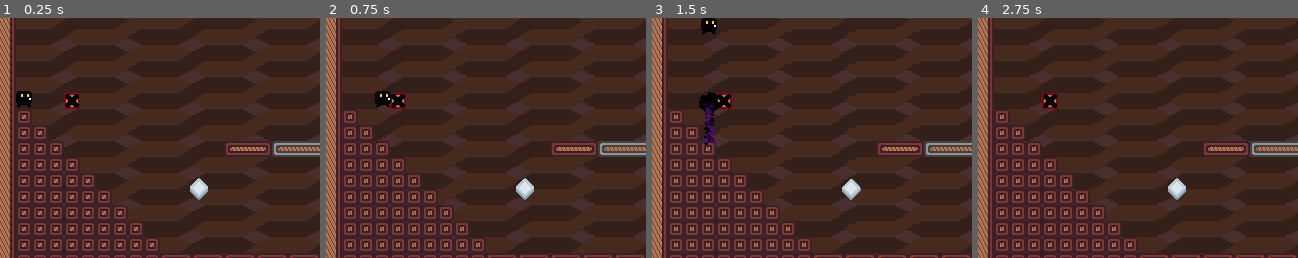
Above: before the commit, frames 1-4 (left to right).
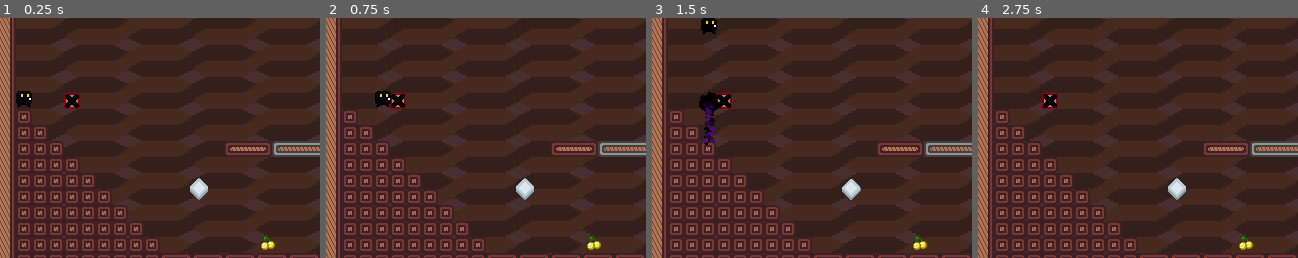
Above: after the commit, the same moments.

Repository: Team-Bunglon/phantom-striker
Game: Godot game, scene res://levels/level0.tscn
Two runs of this game, one before a commit and one after it. Both use one fixed random seed, a clock stepped at 60 frames per second and the inputs below. This scene is started directly instead of the project's main scene.
Inputs:
- Up to frame 1 (0.25 s): no input
- Up to frame 2 (0.75 s): tap Enter at 0.5 s; hold D (move_right) from 0.53 s (still down); hold S (crouch) from 0.53 s (still down)
- Up to frame 3 (1.5 s): tap W (jump) at 0.77 s; tap Space (ui_accept) at 1.25 s; release D (move_right) at 1.28 s; release S (crouch) at 1.28 s; hold K (strike_down) from 1.28 s (still down); tap S (crouch) at 1.35 s
- Up to frame 4 (2.75 s): tap W (jump) at 1.52 s; release K (strike_down) at 2.03 s; hold D (move_right) from 2.03 s (still down); hold S (crouch) from 2.03 s (still down)
The pictures show only the part of the screen within x 0-50%, y 41-91%; the shares and areas given below are measured in that part.

The runs differ from the first frame. In frame 1, 0.2% of the frame differs, in the area x 81-86%, y 90-97%; in frame 2, 0.2%; in frame 3, 0.2%; in frame 4, 0.2%.
Error in both runs: Invalid operands 'float' and 'Vector2' in operator '+'. (res://objects/player.gd:150)

Commit message:
Create collectible object

Diff:
--- a/levels/level0.tscn
+++ b/levels/level0.tscn
@@ -11,6 +11,7 @@
 [ext_resource type="Script" path="res://levels/level_camera.gd" id="8_qwcse"]
 [ext_resource type="Texture2D" uid="uid://bj18c5gdkp3oh" path="res://assets/aseprite/background_1.png" id="9_38ph4"]
 [ext_resource type="PackedScene" uid="uid://dmipuah4vpsd2" path="res://objects/disintegratingplatform.tscn" id="9_gvq81"]
+[ext_resource type="PackedScene" uid="uid://blix7dlirci3u" path="res://objects/collectible.tscn" id="12_03yfn"]
 
 [sub_resource type="TileSetAtlasSource" id="TileSetAtlasSource_te7is"]
 texture = ExtResource("5_h51gk")
@@ -589,5 +590,8 @@
 texture = ExtResource("9_38ph4")
 metadata/_edit_lock_ = true
 
+[node name="Collectible" parent="." instance=ExtResource("12_03yfn")]
+position = Vector2(268, 422)
+
 [connection signal="body_entered" from="KillZone" to="." method="_on_kill_zone_body_entered"]
 [connection signal="body_entered" from="WinZone" to="." method="_on_win_zone_body_entered"]
--- /dev/null
+++ b/objects/collectible.gd
@@ -0,0 +1,18 @@
+extends Node2D
+
+func _ready():
+	pass
+	#var signals = $CollectibleArea.get_signal_list();
+	#for cur_signal in signals:
+		#var conns = $CollectibleArea.get_signal_connection_list(cur_signal.name);
+		#print(conns)
+		#for cur_conn in conns:
+			#print(cur_conn.signal);
+			#print(cur_conn.callable);
+
+func _on_collectible_area_body_entered(body):
+	if body.name == "Player":
+		print("got collectible")
+		$Sprite2D.visible = false
+		$CollectibleArea.disconnect("body_entered", _on_collectible_area_body_entered)
+		Global.collectibles += 1
--- /dev/null
+++ b/objects/collectible.tscn
@@ -0,0 +1,20 @@
+[gd_scene load_steps=4 format=3 uid="uid://blix7dlirci3u"]
+
+[ext_resource type="Script" path="res://objects/collectible.gd" id="1_m2p20"]
+[ext_resource type="Texture2D" uid="uid://drr5rida50gpe" path="res://assets/sprites/ui_collectible.png" id="1_x78in"]
+
+[sub_resource type="CircleShape2D" id="CircleShape2D_38kgg"]
+radius = 9.0
+
+[node name="Collectible" type="Node2D"]
+script = ExtResource("1_m2p20")
+
+[node name="Sprite2D" type="Sprite2D" parent="."]
+texture = ExtResource("1_x78in")
+
+[node name="CollectibleArea" type="Area2D" parent="."]
+
+[node name="CollisionShape2D" type="CollisionShape2D" parent="CollectibleArea"]
+shape = SubResource("CircleShape2D_38kgg")
+
+[connection signal="body_entered" from="CollectibleArea" to="." method="_on_collectible_area_body_entered"]
Not shown: 1 places in levels/level0.tscn that only renumber resources
